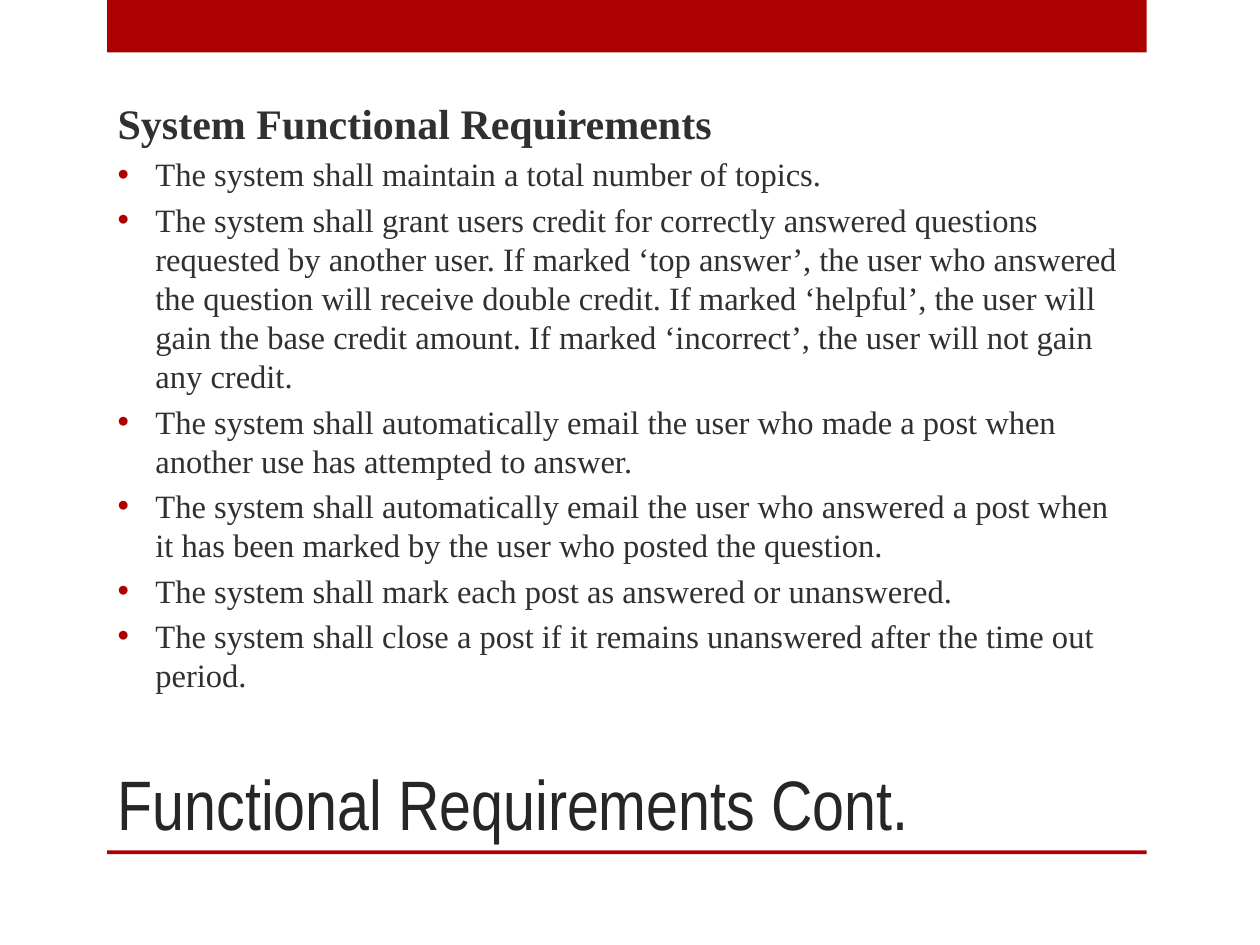
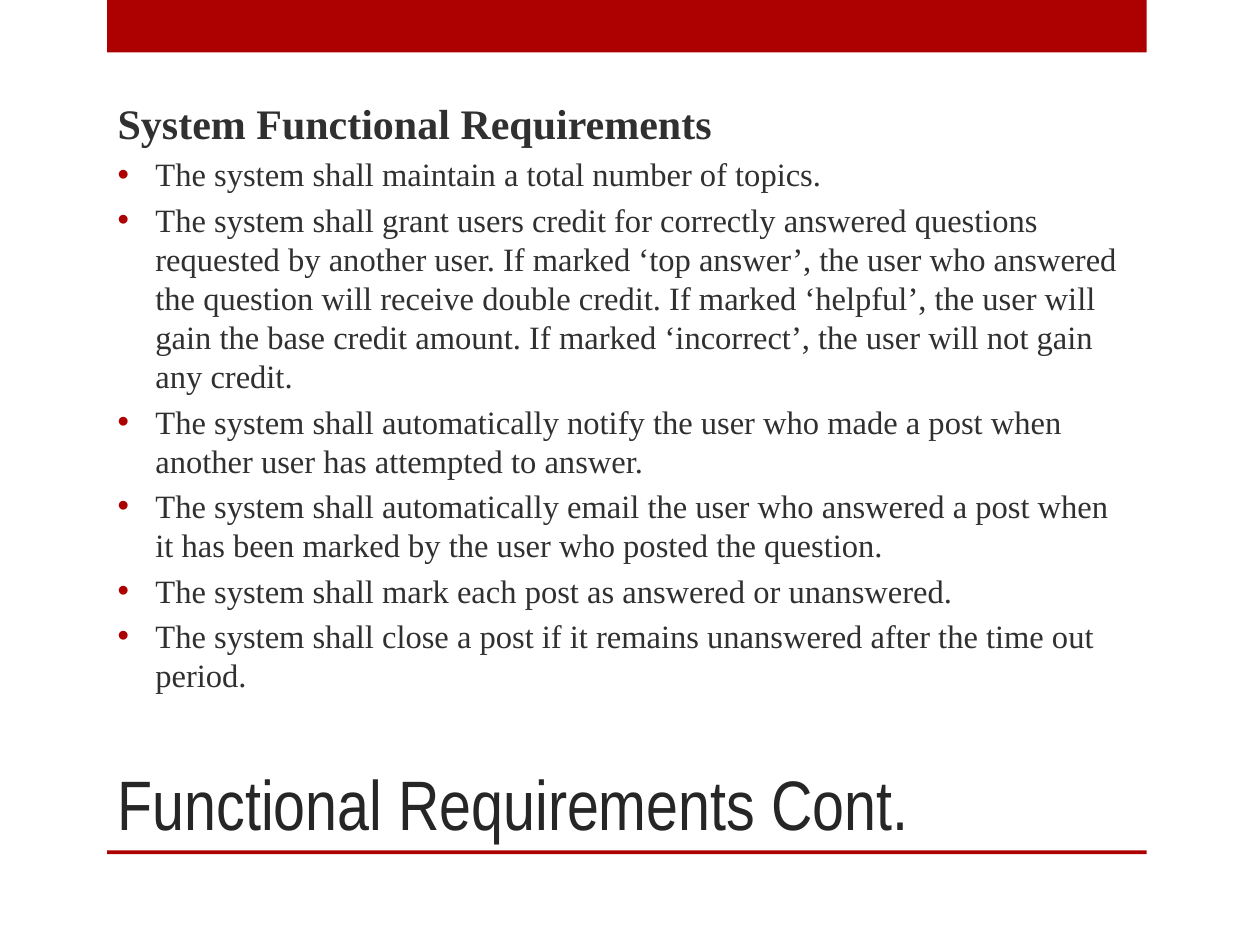
Before and after one commit to patrickbraud/CapstoneProject, a slide deck: slide 3 of Proposal/Design/Design_Presentation.pptx. Drawn at 1260x945 pixels with LibreOffice and Linux fonts; fonts in the diff are those of the drawing; background and template pictures are left out. Boxes give left, top, right and bottom in pixels: in the first picture for what was removed or moved away, otherwise in the second. Text is boxed around its words. In the diff, an @@ line names an element or a change of style, - is before the commit and + after.

```diff
--- a/Proposal/Design/Design_Presentation.pptx
+++ b/Proposal/Design/Design_Presentation.pptx
@@ text at [155,411,1061,479]: text changed @@
-• The system shall automatically email the user who made a post when another use has attempted to answer.
+• The system shall automatically notify the user who made a post when another user has attempted to answer.
```
Also in this commit, not shown: 2 other slides changed, 2 slides added, 1 slide removed.
